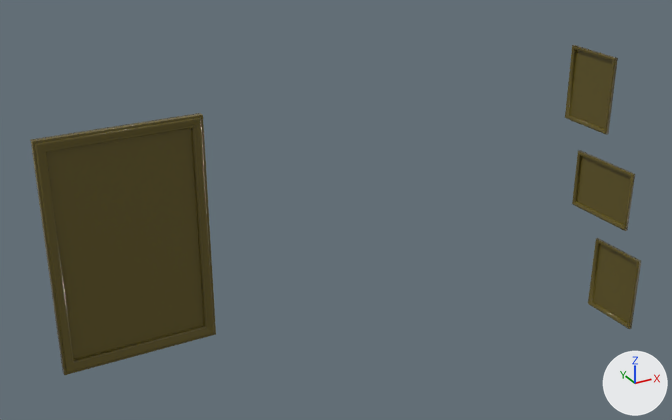
A saved change to the FBX model AGA309-Maya/scenes/Frames.fbx.
Camera for both pictures: a 50 mm camera at (-1.42, -2.73, 4.28) aimed at (0.47, 0.7, 2.56). Arrows for +X, +Y and +Z are at lower right; the lights stay in place. Where no turn or scale is listed for an object, it has been applied to the vertices.

Names of what the first picture shows: 'Frame', 'Photoframe_1', 'Photoframe_2', 'Photoframe_3'.
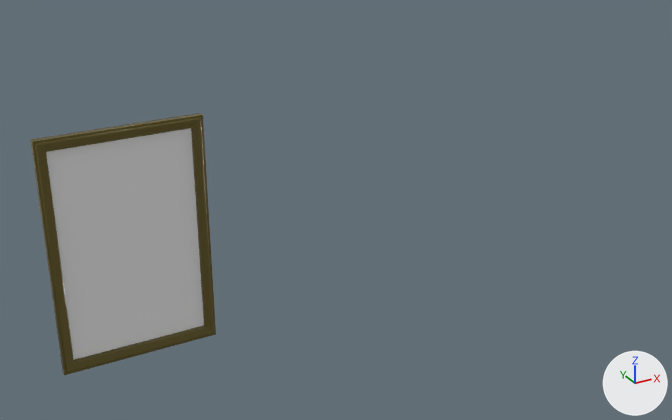
What differs and where, as boxes (x1, y1, x2, y2) in the pictures (672 x 420 px):
'Photoframe_1', deleted (brown)
    before: (565, 45, 618, 135)
'Photoframe_3', deleted (brown)
    before: (572, 150, 635, 231)
'Photoframe_2', deleted (brown)
    before: (588, 238, 641, 329)
part 1 of me_mesh, recoloured (brown to white)
    both: (46, 128, 204, 360)

Edits to the bpy script that builds the scene:
```text
Add mat_picturefireplace_material:
    mat_picturefireplace_material = principled_material('PictureFireplace_Material')
    mat_picturefireplace_material.base_color = (0.8, 0.8, 0.8)  # white #e7e7e7
    mat_picturefireplace_material.roughness = 0.2
Change me_mesh:
    where me_mesh.from_pydata(...)  # 156 vertices, 154 faces; spans x -0.364..0.364, y -0.019..0.019, z -0.554..0.554
    used by ob_frame; location = (-0.415, 0.966, 2.47)
    me_mesh part 1: all 8 faces centred in x -0.313..0.313, y 0.005..0.006, z -0.498..0.498 switch from mat_frame_material (brown #635723) to mat_picturefireplace_material (white #e7e7e7)
Remove ob_photoframe_3:
    ob_photoframe_3 = bpy.data.objects.new('Photoframe_3', me_mesh_003)
    ob_photoframe_3.location = (1.927, 0.502, 2.44)
Remove ob_photoframe_2:
    ob_photoframe_2 = bpy.data.objects.new('Photoframe_2', me_mesh_002)
    ob_photoframe_2.location = (1.927, 0.343, 1.97)
Remove ob_photoframe_1:
    ob_photoframe_1 = bpy.data.objects.new('Photoframe_1', me_mesh_001)
    ob_photoframe_1.location = (1.927, 0.668, 2.934)
```
